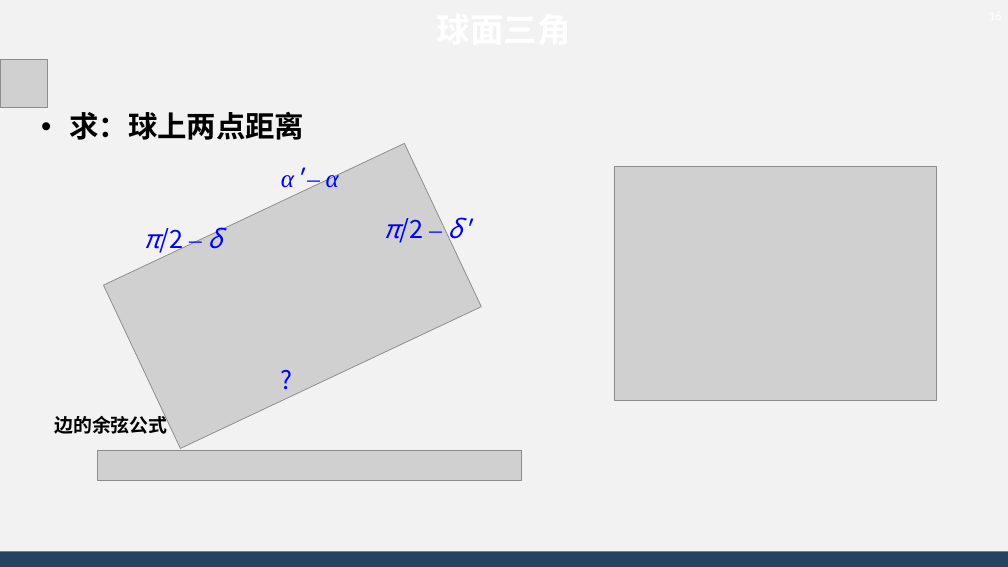
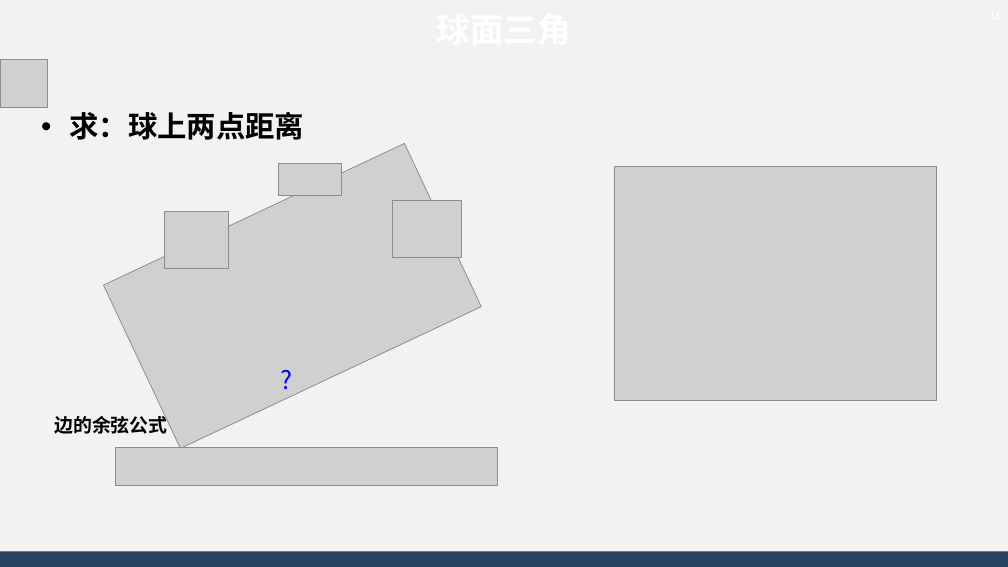
Before and after one commit to AsBackup/DAOSSA, a slide deck: slide 16 of 01 天球概念与时间系统.pptx. Drawn at 1008x567 pixels with LibreOffice and Linux fonts; fonts in the diff are those of the drawing; grey boxes stand for pictures; background and template pictures are left out. Boxes give left, top, right and bottom in pixels: in the first picture for what was removed or moved away, otherwise in the second. Text is boxed around its words. In the diff, an @@ line names an element or a change of style, - is before the commit and + after.

```diff
--- a/01 天球概念与时间系统.pptx
+++ b/01 天球概念与时间系统.pptx
@@ picture added at [278, 164, 341, 195] @@
@@ text removed at [281, 174, 339, 188] @@
-α' – α
@@ picture added at [393, 200, 462, 258] @@
@@ text removed at [143, 227, 222, 255] @@
-π/2 – δ
@@ picture added at [165, 212, 228, 269] @@
@@ text removed at [384, 217, 470, 246] @@
-π/2 – δ'
@@ picture: place and size @@
-picture at [98, 450, 522, 480]
+picture at [116, 448, 497, 485]
```
Also in this commit, not shown: 9 other slides changed, 2 other files.
